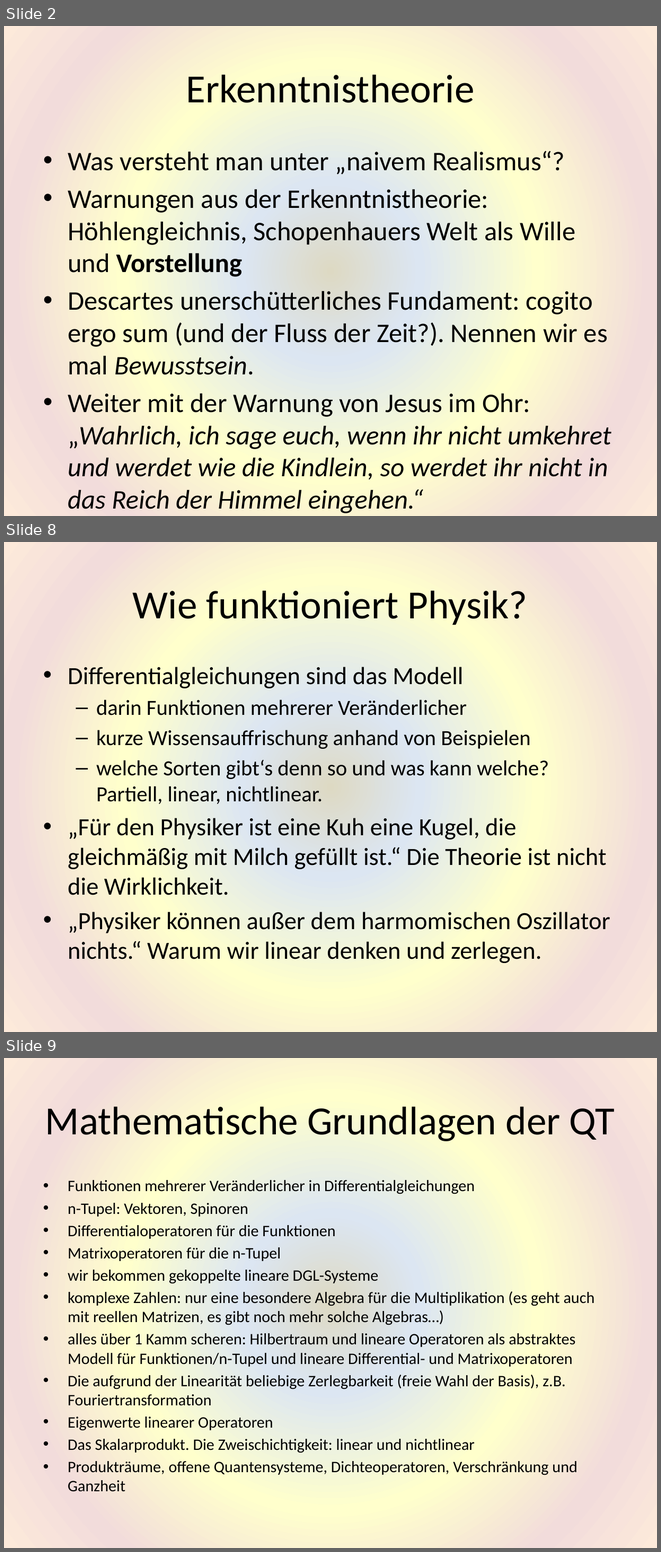
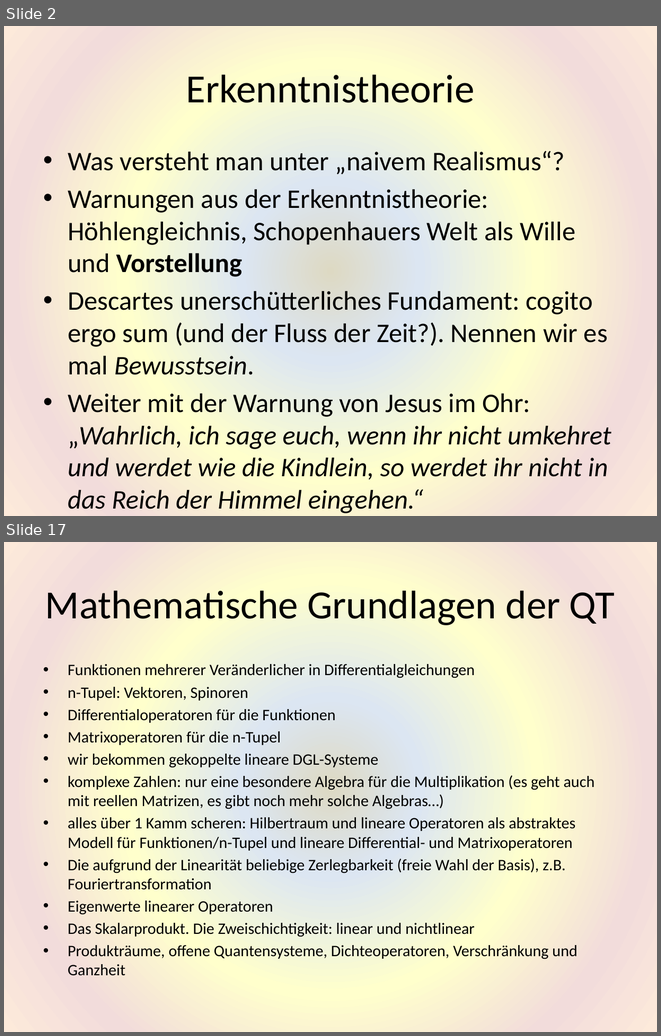
Before and after one commit to HaraldRieder/Physikalismus, a slide deck: Philosophie.pptx. Shown one above the other, each under a label of ours: slides 2, 8 and 9 before the commit, slides 2 and 17 after it; the slides between them are not shown. The pictures are 661x1552 and 661x1036 pixels, drawn with LibreOffice and Linux fonts; fonts in the diff are those of the drawing. Boxes give left, top, right and bottom in pixels: in the first picture for what was removed or moved away, otherwise in the second. Text is boxed around its words. In the diff, an @@ line names an element or a change of style, - is before the commit and + after.

```diff
--- a/Philosophie.pptx
+++ b/Philosophie.pptx
@@ slide 8 removed at [4,542,657,1032], background gradient #DDD9C3 to #DCE6F2 to #FFFFCC to #F2DCDB to #FDEADA @@
@@ title removed at [133,590,528,625] @@
-Wie funktioniert Physik?
@@ text removed at [68,667,610,963] @@
-• Differentialgleichungen sind das Modell
-  – darin Funktionen mehrerer Veränderlicher
-  – kurze Wissensauffrischung anhand von Beispielen
-  – welche Sorten gibt‘s denn so und was kann welche? Partiell, linear, nichtlinear.
-• „Für den Physiker ist eine Kuh eine Kugel, die gleichmäßig mit Milch gefüllt ist.“ Die Theorie ist nicht die Wirklichkeit.
-• „Physiker können außer dem harmomischen Oszillator nichts.“ Warum wir linear denken und zerlegen.
@@ what was slide 9 is now slide 17 @@
```
Also in this commit, not shown: 5 slides changed, 10 slides added, 1 other slide removed.
